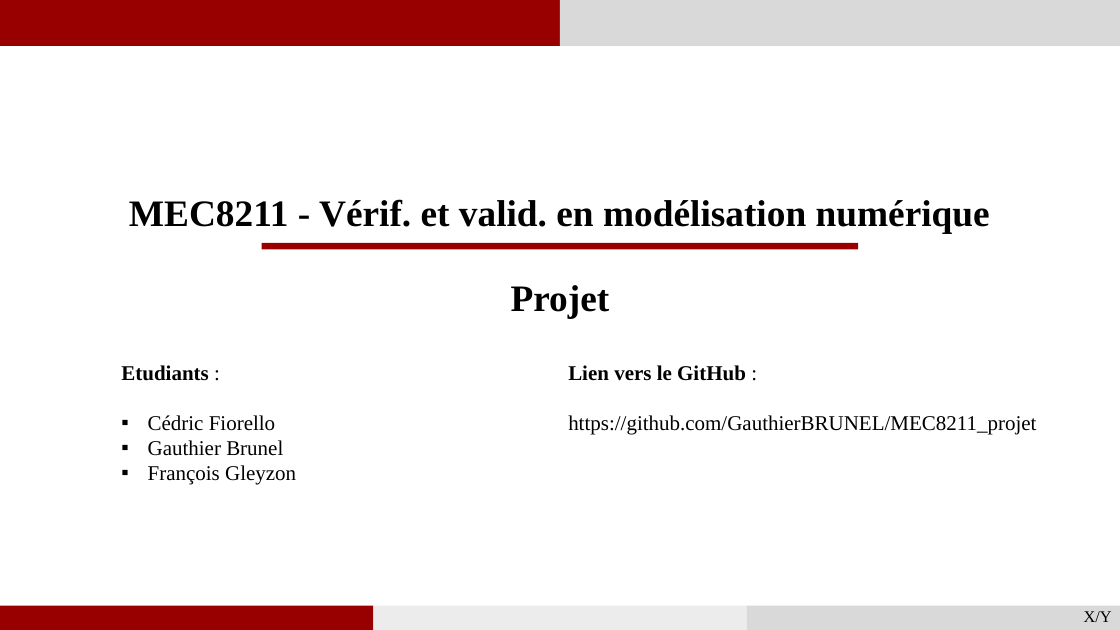
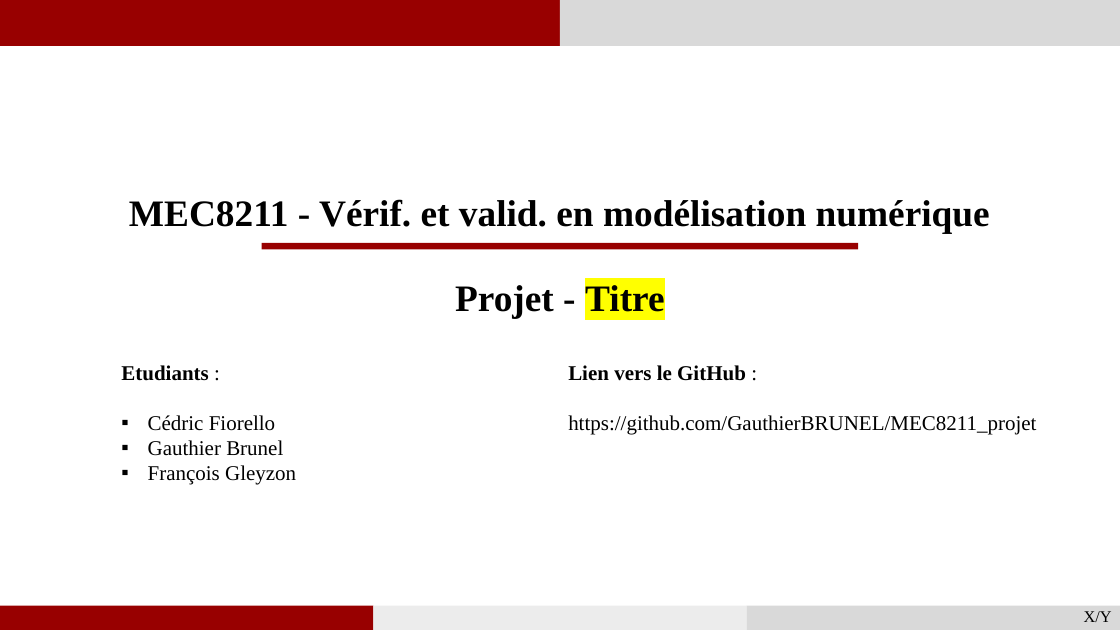
Before and after one commit to GauthierBRUNEL/MEC8211_projet, a slide deck: slide 1 of 03_Rapport/Rapport_Projet.pptx. Drawn at 1120x630 pixels with LibreOffice and Linux fonts; fonts in the diff are those of the drawing. Boxes give left, top, right and bottom in pixels: in the first picture for what was removed or moved away, otherwise in the second. Text is boxed around its words. In the diff, an @@ line names an element or a change of style, - is before the commit and + after.

```diff
--- a/03_Rapport/Rapport_Projet.pptx
+++ b/03_Rapport/Rapport_Projet.pptx
@@ text at (455,285,664,318): text changed @@
-Projet
+Projet - Titre
```
Also in this commit, not shown: 5 other slides changed, 3 slides added, 1 other file.
